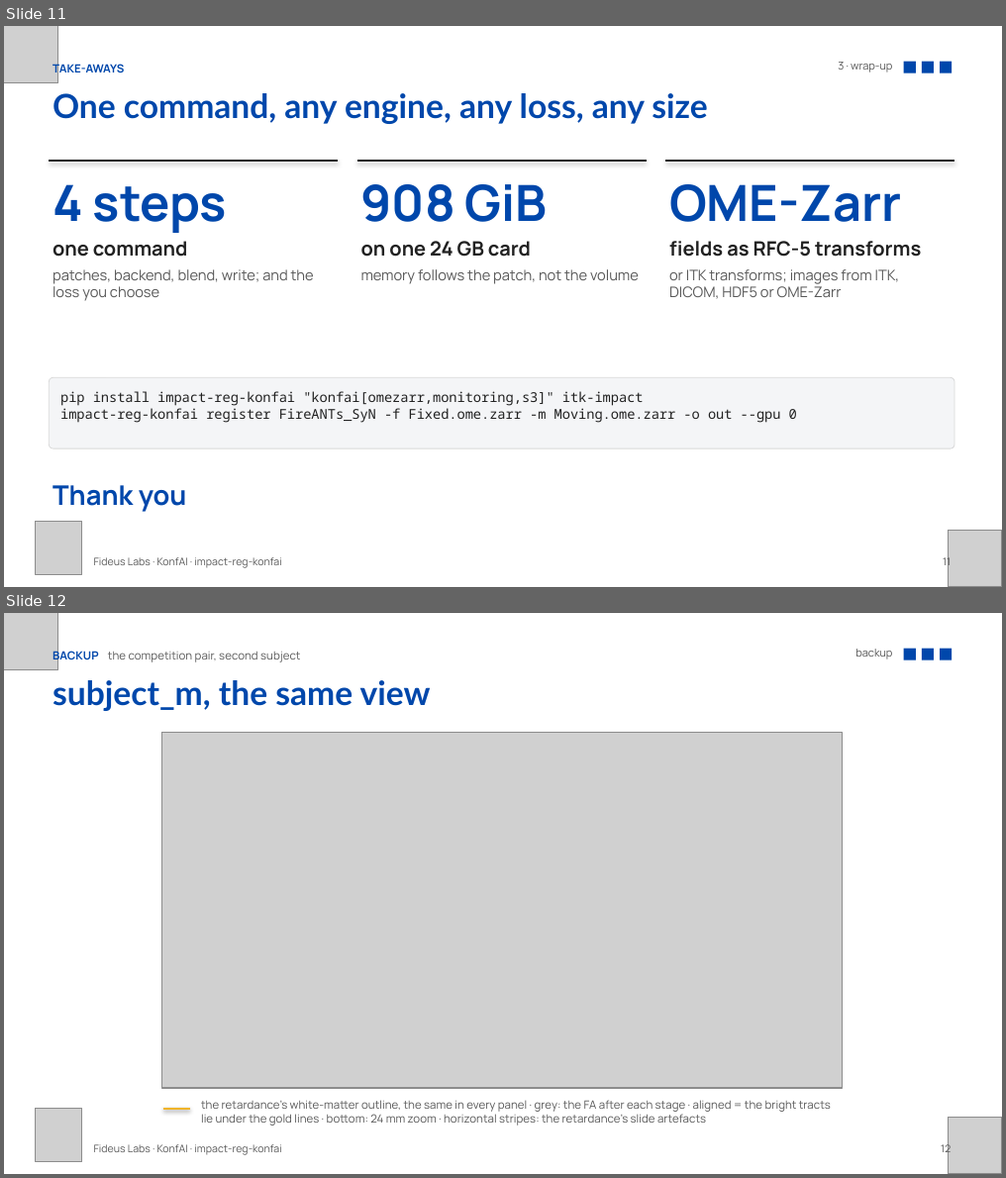
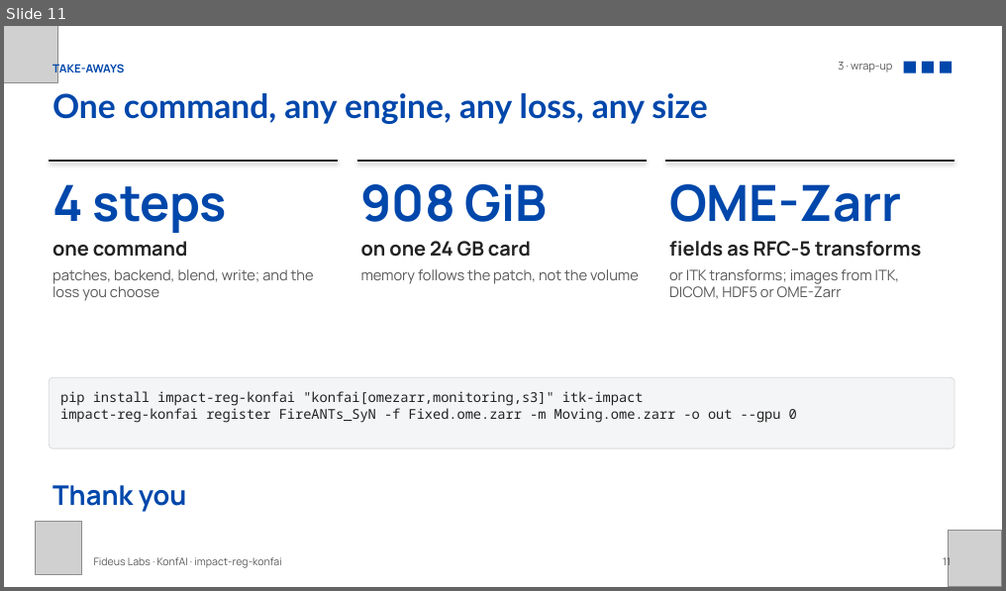
Before and after one commit to fideus-labs/impact-reg-ooc-demo, a slide deck: talk/KonfAI_registration_5min.pptx. Shown one above the other, each under a label of ours: slides 11 and 12 before the commit, slide 11 after it. The pictures are 1006x1178 and 1006x591 pixels, drawn with LibreOffice and Linux fonts; fonts in the diff are those of the drawing; grey boxes stand for pictures. Boxes give left, top, right and bottom in pixels: in the first picture for what was removed or moved away, otherwise in the second. Text is boxed around its words. In the diff, an @@ line names an element or a change of style, - is before the commit and + after.

Commit message:
Drop the backup slide

```diff
--- a/talk/KonfAI_registration_5min.pptx
+++ b/talk/KonfAI_registration_5min.pptx
@@ slide 12 removed at box(4, 613, 1002, 1174), background #FFFFFF @@
@@ picture removed at box(4, 613, 57, 669) @@
@@ text removed at box(53, 649, 300, 663) @@
-BACKUP the competition pair, second subject
@@ text removed at box(855, 649, 892, 660) @@
-backup
@@ rectangle removed at box(904, 648, 916, 660) @@
@@ rectangle removed at box(922, 648, 934, 660) @@
@@ rectangle removed at box(941, 648, 952, 660) @@
@@ text removed at box(53, 680, 431, 711) @@
-subject_m, the same view
@@ picture removed at box(161, 733, 843, 1088) @@
@@ picture removed at box(36, 1108, 83, 1161) @@
@@ line removed from (162, 1109) to (189, 1109) @@
@@ text removed at box(201, 1100, 831, 1126) @@
-the retardance's white-matter outline, the same in every panel · grey: the FA after each stage · aligned = the bright tracts lie under the gold lines · bottom: 24 mm zoom · horizontal stripes: the retardance's slide artefacts
@@ picture removed at box(948, 1117, 1002, 1173) @@
@@ text removed at box(94, 1145, 281, 1156) @@
-Fideus Labs · KonfAI · impact-reg-konfai
@@ text removed at box(941, 1144, 950, 1157) @@
-12
```
Also in this commit, not shown: 1 other file.
